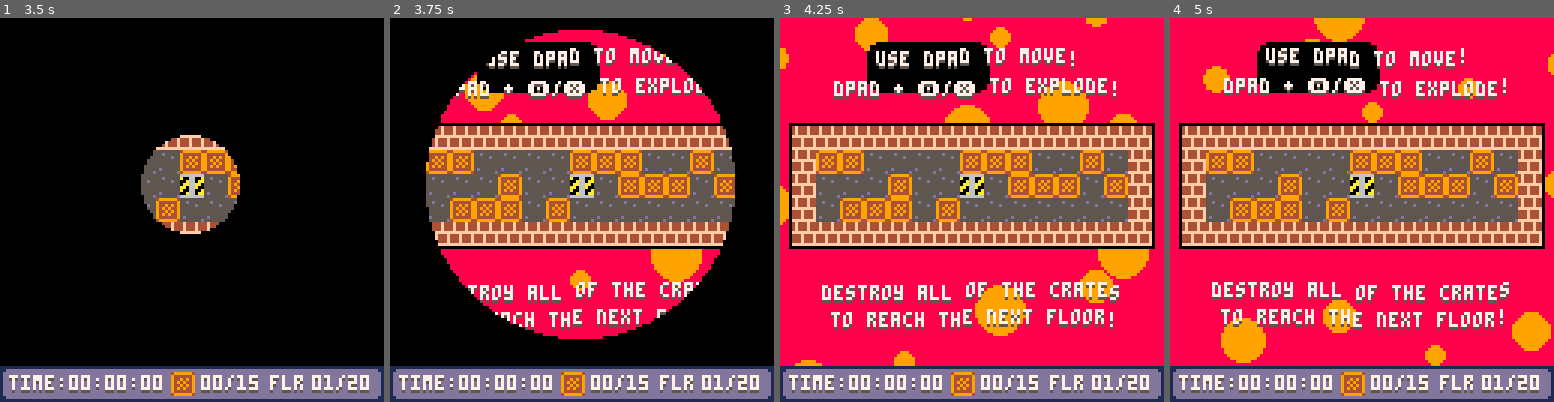
Above: before the commit, frames 1-4 (left to right).
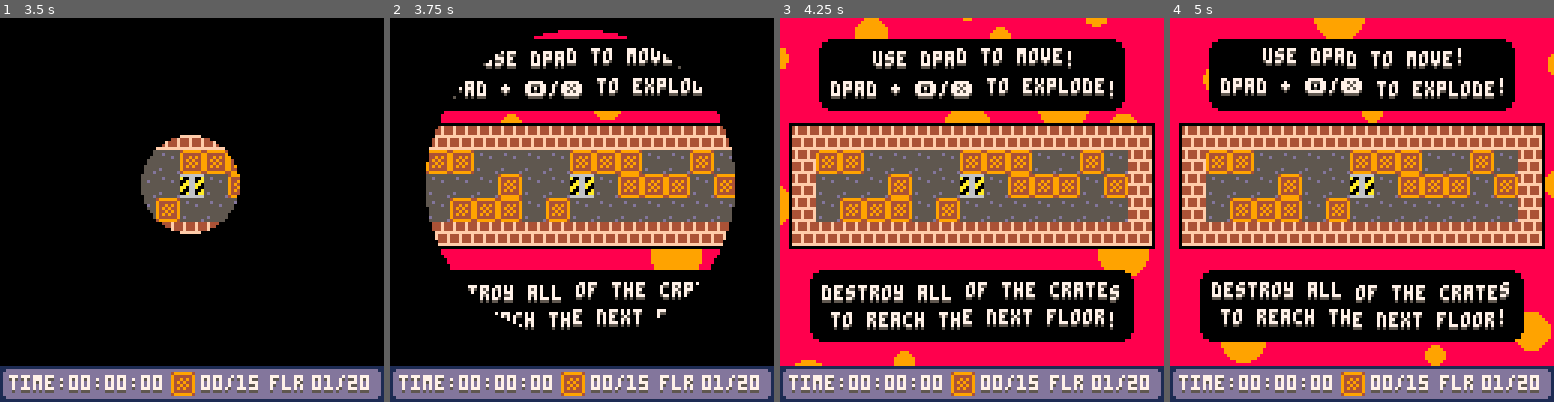
Above: after the commit, the same moments.

Repository: SHKBRD/P8CrateBall
Game: PICO-8 cartridge balltest24.p8
Two runs of this game, one before a commit and one after it. Both use one fixed random seed, a clock stepped at 60 frames per second and the inputs below.
Inputs:
- Up to frame 1 (3.5 s): tap X (X key) at 0.33, 1.07, 1.85, 2.97 s; tap O (Z key) at 0.7, 1.7, 2.1, 2.5, 2.9, 3.3 s; hold Right 1.6-2.1 s; hold Up 2.15-2.42 s; hold Right 2.47-3.03 s; hold Left from 3.08 s (still down)
- Up to frame 2 (3.75 s): release Left at 3.58 s; hold Down from 3.63 s (still down); tap O (Z key) at 3.7 s
- Up to frame 3 (4.25 s): release Down at 3.97 s; hold Right from 4.02 s (still down); tap X (X key) at 4.08 s; tap O (Z key) at 4.1 s
- Up to frame 4 (5 s): tap O (Z key) at 4.5, 4.9 s; release Right at 4.68 s; hold Up from 4.73 s (still down)

Frame 1 is identical in both runs. In frame 2, 13% of the frame differs, in the area x 14-85%, y 5-84%; in frame 3, 24%; in frame 4, 24%, in the area x 7-93%, y 5-85%.

Commit message:
update tutorial text and backing

Diff:
--- a/balltest24.p8
+++ b/balltest24.p8
@@ -1729,10 +1729,11 @@
 end
 
 function draw_level_text()
-	draw_blob(41, 20, 40, 16, 4, 0)
 	if floor_level == 1 then
-		draw_wavy_str("use dpad to move!", 44, 23)
-		draw_wavy_str("dpad + 🅾️ /❎  to explode!", 30, 33)
+		draw_blob(25, 19, 101, 23, 4, 0)
+		draw_wavy_str("use dpad to move!", 43, 23)
+		draw_wavy_str("dpad + 🅾️ /❎  to explode!", 29, 33)
+		draw_blob(22, 96, 107, 23, 4, 0)
 		draw_wavy_str("destroy all of the crates", 26, 101)
 		draw_wavy_str("to reach the next floor!", 29, 110)
 	end
